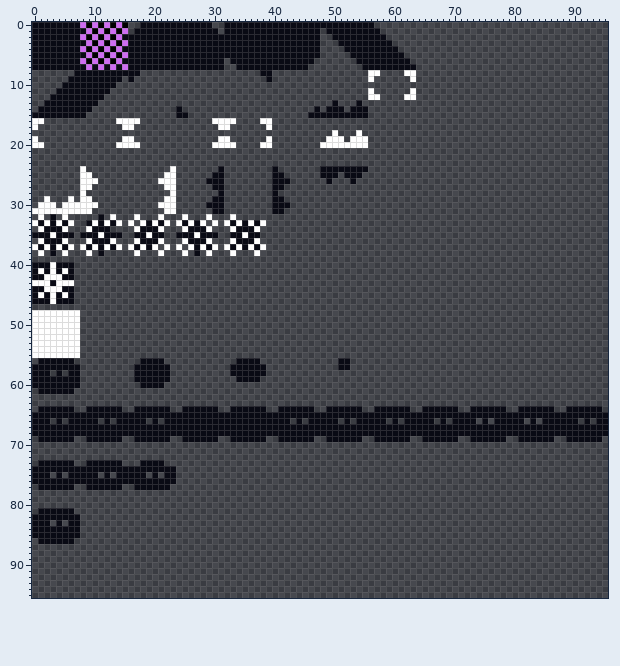
Pixel-art file: game/assets/spritesheet.aseprite. Above, as it was before the edit.
96x96 pixels, 1 frame.
After:
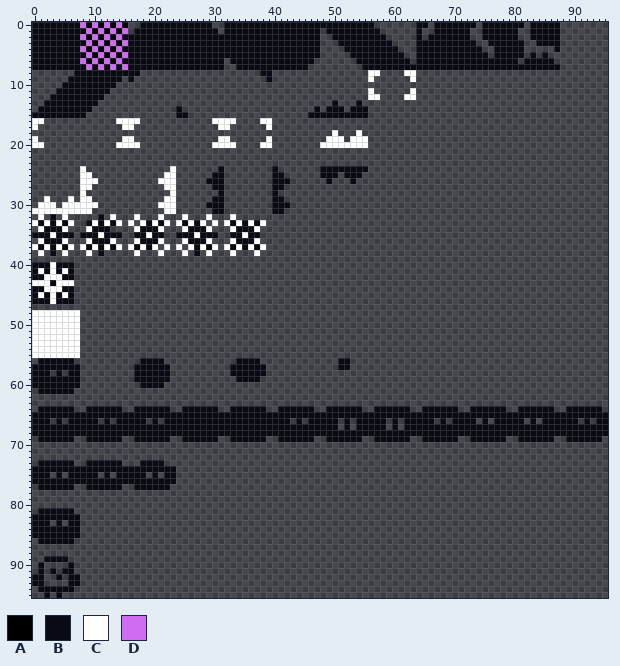
Palette (. is transparent): A #000000  B #090a14  C #ffffff  D #ce6df1
What changed:
y 0: x 64..65 .. -> BB; x 67..73 ....... -> BBBBBBB; x 75..81 ....... -> BBBBBBB; x 83..87 ..... -> BBBBB
y 1: x 64 . -> B; x 67..72 ...... -> BBBBBB; x 75..80 ...... -> BBBBBB; x 83..87 ..... -> BBBBB
y 2: x 64 . -> B; x 66..72 ....... -> BBBBBBB; x 75..80 ...... -> BBBBBB; x 83..87 ..... -> BBBBB
y 3: x 64..73 .......... -> BBBBBBBBBB; x 76..81 ...... -> BBBBBB; x 84..87 .... -> BBBB
y 4: x 64..74 ........... -> BBBBBBBBBBB; x 77..81 ..... -> BBBBB; x 87 . -> B
y 5: x 64..75 ............ -> BBBBBBBBBBBB; x 77..81 ..... -> BBBBB; x 83 . -> B; x 85 . -> B
y 6: x 64..80 ................. -> BBBBBBBBBBBBBBBBB; x 82..86 ..... -> BBBBB
y 7: x 64..87 ........................ -> BBBBBBBBBBBBBBBBBBBBBBBB
y 67: x 51 B -> .; x 53 B -> .; x 59 B -> .; x 61 B -> .
y 89: x 2..5 .... -> BBBB
y 90: x 1 . -> B; x 6 . -> B
y 91: x 1 . -> B; x 3 . -> B; x 5..6 .. -> BB
y 92: x 0..1 .. -> BB; x 4 . -> B; x 6..7 .. -> BB
y 93: x 0..1 .. -> BB; x 6..7 .. -> BB
y 94: x 1..6 ...... -> BBBBBB
y 95: x 2 . -> B; x 4 . -> B
Boxes around the changes in both pictures, in picture pixels (x1, y1, x2, y2):
added: (416, 22, 560, 70)
erased: (338, 424, 356, 430)
erased: (386, 424, 404, 430)
added: (32, 556, 80, 598)
